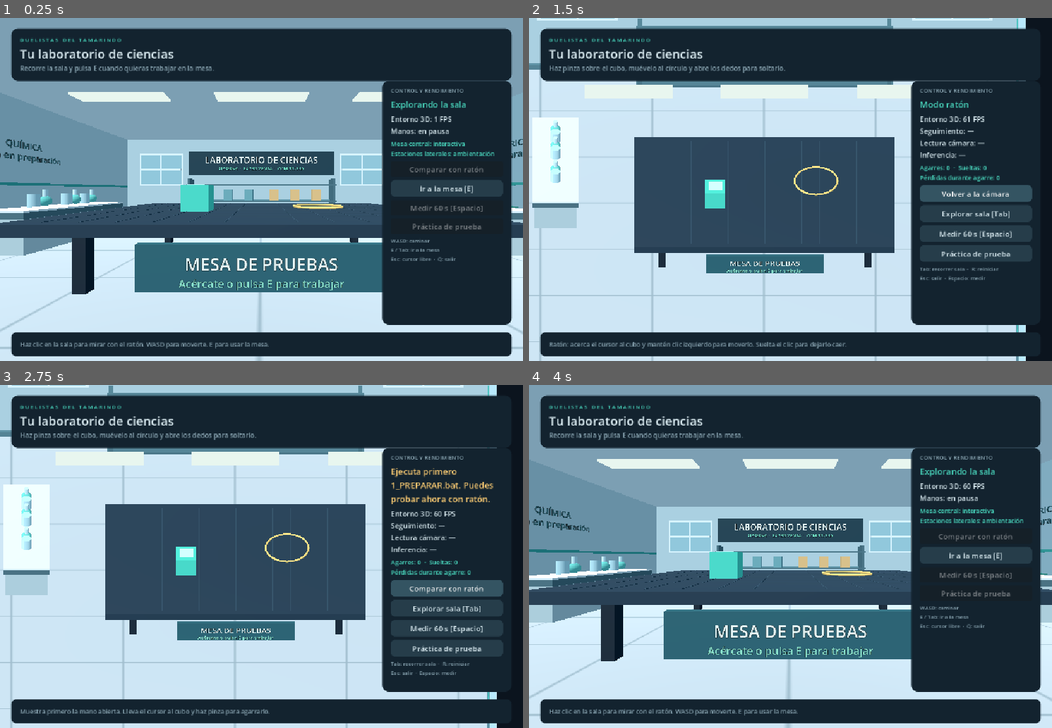
Above: before the commit, frames 1-4 (two rows, left to right).
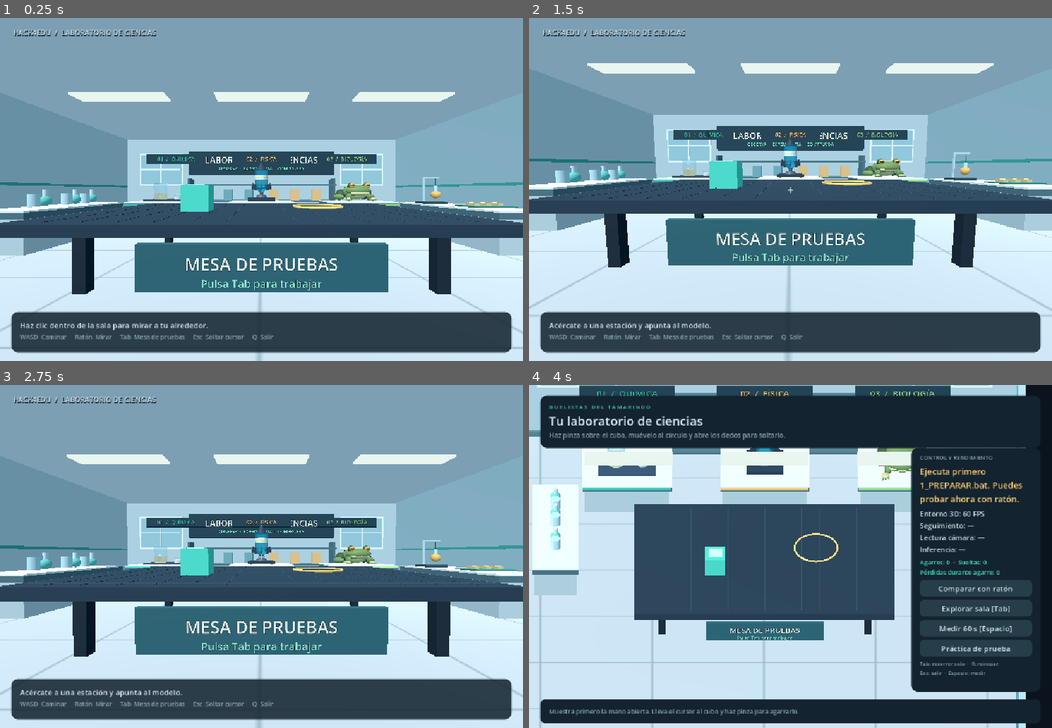
Above: after the commit, the same moments.

Repository: HectorShephard/laboratorio-virtual-hack4edu
Game: Godot game, scene res://main.tscn
Same seed, same stepped clock (60 frames per second), same inputs: the game is played once before the commit and once after it.
Inputs (mouse positions are in pixels of both pictures, inside the frame that each line leads up to):
- Up to frame 1 (0.25 s): no input
- Up to frame 2 (1.5 s): click (973, 189) at 0.5 s, where only the run before the commit has a clickable "Ir a la mesa [E]"; click (973, 220) at 1.25 s, where only the run before the commit has a clickable "Comparar con ratón"
- Up to frame 3 (2.75 s): click (444, 559) at 2 s, where only the run before the commit has a clickable "Volver a la cámara"
- Up to frame 4 (4 s): click (973, 607) at 2.75 s, where only the run before the commit has a clickable "Explorar sala [Tab]"; tap E at 3.5, 3.6 s; move the mouse to (905, 539) at 3.52 s; hold Right from 3.53 s (still down); click (905, 539) at 3.67 s; tap Space at 3.77 s; tap Tab at 3.8 s

The runs differ from the first frame. In frame 1, 45% of the frame differs, in the area x 0-100%, y 2-99%; in frame 2, 78%; in frame 3, 80%, in the area x 0-100%, y 0-100%; in frame 4, 48%.

Commit message:
Integrar estaciones en el recorrido en primera persona

Diff:
--- a/godot/lab_room.gd
+++ b/godot/lab_room.gd
@@ -1,6 +1,34 @@
 extends Node3D
 
 const FLOOR_Y := -1.2
+const STATIONS := [
+	{
+		"title": "QUÍMICA · Reacción y CO₂",
+		"sign": "01  /  QUÍMICA",
+		"detail": "Observa el vaso y los instrumentos para dosificar los reactivos.",
+		"scene": preload("res://recursos/modelos3d/instrumental_quimica.tscn"),
+		"color": Color("37b8a5"),
+		"scale": .40,
+	},
+	{
+		"title": "FÍSICA · Cohete de agua",
+		"sign": "02  /  FÍSICA",
+		"detail": "Identifica la botella, la boquilla, las aletas y la base de lanzamiento.",
+		"scene": preload("res://recursos/modelos3d/cohete_agua.tscn"),
+		"color": Color("edb76d"),
+		"scale": .49,
+	},
+	{
+		"title": "BIOLOGÍA · Anatomía del sapo",
+		"sign": "03  /  BIOLOGÍA",
+		"detail": "Observa la forma exterior del sapo, sus ojos y sus extremidades.",
+		"scene": preload("res://recursos/modelos3d/sapo_exterior.tscn"),
+		"color": Color("8ccd81"),
+		"scale": .48,
+	},
+]
+
+var station_models: Array[Node3D] = []
 var materials: Dictionary = {}
 var front_meshes: Array[Node3D] = []
 
@@ -146,14 +174,40 @@
 		_box(Vector3(.1, 2.2, .7), Vector3(x, -.15, -5.9), Color("4a727d"), true)
 	for x in [-2.6, -1.6, -.6, .6, 1.6, 2.6]:
 		_box(Vector3(.38, .48, .43), Vector3(x, .19, -5.9), Color("6da7ae") if x < 0 else Color("e2bc7f"))
-	var chemistry := _label("QUÍMICA\nZona en preparación", Vector3(-6.84, 1.55, -1.4), .005, Color("214e5b"))
-	chemistry.rotation.y = PI / 2
-	var physics := _label("FÍSICA Y ELECTRICIDAD\nZona en preparación", Vector3(6.84, 1.55, -1.4), .0045, Color("214e5b"))
-	physics.rotation.y = -PI / 2
+	for index in STATIONS.size():
+		_build_station(index)
 	# Referencia visual de la mesa de trabajo central.
 	_box(Vector3(3.2, .6, .08), Vector3(0, -.54, 2.4), Color("285f6a"))
 	_label("MESA DE PRUEBAS", Vector3(0, -.48, 2.46), .0045)
-	_label("Acércate o pulsa E para trabajar", Vector3(0, -.72, 2.47), .0028, Color("8de6d0"))
+	_label("Pulsa Tab para trabajar", Vector3(0, -.72, 2.47), .0028, Color("8de6d0"))
+
+func _build_station(index: int) -> void:
+	var station: Dictionary = STATIONS[index]
+	var center := Vector3((index - 1) * 3.75, -.12, -4.05)
+	_bench(center, Vector2(2.42, 1.85))
+	_box(Vector3(2.4, .06, .04), center + Vector3(0, .03, .946), station.color)
+	_box(Vector3(2.6, .42, .06), center + Vector3(0, 1.9, -.91), Color("183d4b"))
+	_label(station.sign, center + Vector3(0, 1.9, -.867), .005, station.color)
+
+	var packed: PackedScene = station.scene
+	var model := packed.instantiate() as Node3D
+	model.position = center + Vector3(0, .113, 0)
+	model.scale = Vector3.ONE * float(station.scale)
+	add_child(model)
+	station_models.append(model)
+
+	# La mira detecta el volumen de exhibición sin bloquear al visitante.
+	var target := Area3D.new()
+	target.set_meta("station_index", index)
+	target.collision_mask = 0
+	target.monitoring = false
+	add_child(target)
+	target.position = center + Vector3(0, .88, 0)
+	var hitbox := CollisionShape3D.new()
+	var shape := BoxShape3D.new()
+	shape.size = Vector3(2.38, 1.53, 1.8)
+	hitbox.shape = shape
+	target.add_child(hitbox)
 
 func set_workbench_view(enabled: bool) -> void:
 	for item in front_meshes:
--- a/godot/main.gd
+++ b/godot/main.gd
@@ -11,12 +11,17 @@
 
 var base_dir: String = ProjectSettings.globalize_path("res://").trim_suffix("/").get_base_dir()
 var camera: Camera3D
-var room: Node3D
+var room: LabRoom
 var player: CharacterBody3D
 var explore_camera: Camera3D
 var exploring := false
 var bench_start := false
-var navigation_button: Button
+var station_ray: RayCast3D
+var focused_station := -1
+var inspecting_station := -1
+var explore_hud: Control
+var crosshair: Label
+var explore_status: Label
 var measure_button: Button
 var experiment_button: Button
 var experiment_panel: ExperimentPanel
@@ -83,6 +88,7 @@
 	_build_world()
 	_build_hud()
 	var args := OS.get_cmdline_user_args()
+	var explore_start := args.has("--explore")
 	var i := 0
 	while i < args.size():
 		if args[i] == "--mouse":
@@ -113,7 +119,7 @@
 		bridge_status = "Esperando al seguimiento local…"
 	elif not mouse_mode:
 		_start_bridge()
-	if not bench_start and not mouse_mode and not synthetic:
+	if not bench_start and (explore_start or (not mouse_mode and not synthetic)):
 		_enter_explore()
 	else:
 		_enter_workbench()
@@ -232,12 +238,22 @@
 	explore_camera.fov = 72
 	explore_camera.position = Vector3(0, 1.65, 0)
 	player.add_child(explore_camera)
+	station_ray = RayCast3D.new()
+	station_ray.enabled = false
+	station_ray.target_position = Vector3(0, 0, -2.75)
+	station_ray.collide_with_areas = true
+	station_ray.add_exception(player)
+	explore_camera.add_child(station_ray)
 
 func _enter_explore() -> void:
 	if measure_start >= 0:
 		_save_measure(false)
 	_drop(false)
 	exploring = true
+	focused_station = -1
+	inspecting_station = -1
+	hud.hide()
+	explore_hud.show()
 	pointer.visible = false
 	previous_pressed = false
 	pinch_armed = false
@@ -252,6 +268,8 @@
 
 func _enter_workbench() -> void:
 	exploring = false
+	explore_hud.hide()
+	hud.show()
 	Input.mouse_mode = Input.MOUSE_MODE_VISIBLE
 	explore_camera.current = false
 	camera.current = true
@@ -286,6 +304,18 @@
 	player.velocity.x = move_toward(player.velocity.x, direction.x * 3.0, 16 * delta)
 	player.velocity.z = move_toward(player.velocity.z, direction.z * 3.0, 16 * delta)
 	player.move_and_slide()
+	if exploring:
+		_update_station_focus(delta)
+
+func _update_station_focus(delta: float) -> void:
+	station_ray.force_raycast_update()
+	var hit := station_ray.get_collider()
+	focused_station = int(hit.get_meta("station_index", -1)) if hit is Area3D else -1
+	if inspecting_station != focused_station:
+		inspecting_station = -1
+	if inspecting_station >= 0:
+		var turn := float(Input.is_physical_key_pressed(KEY_RIGHT)) - float(Input.is_physical_key_pressed(KEY_LEFT))
+		room.station_models[inspecting_station].rotate_y(turn * 1.65 * delta)
 
 func _unhandled_input(event: InputEvent) -> void:
 	if not exploring:
@@ -304,7 +334,12 @@
 			get_viewport().set_input_as_handled()
 		return
 	if event is InputEventKey and event.pressed and not event.echo and event.keycode in [KEY_E, KEY_TAB]:
-		_toggle_navigation()
+		if event.keycode == KEY_E and exploring:
+			if focused_station >= 0:
+				inspecting_station = -1 if inspecting_station == focused_station else focused_station
+			_update_explore_hud()
+		else:
+			_toggle_navigation()
 		get_viewport().set_input_as_handled()
 
 func _panel(color: Color, radius: int = 14) -> StyleBoxFlat:
@@ -391,8 +426,7 @@
 	column.add_child(count_label)
 	mode_button = _button("Comparar con ratón", _toggle_mode)
 	column.add_child(mode_button)
-	navigation_button = _button("Explorar sala [Tab]", _toggle_navigation)
-	column.add_child(navigation_button)
+	column.add_child(_button("Explorar sala [Tab]", _toggle_navigation))
 	measure_button = _button("Medir 60 s [Espacio]", _start_measure)
 	column.add_child(measure_button)
 	experiment_button = _button("Práctica de prueba", _open_experiment)
@@ -418,6 +452,64 @@
 	experiment_panel.offset_top = 22
 	experiment_panel.offset_right = -24
 	experiment_panel.offset_bottom = -18
+	_build_explore_hud(layer)
+
+func _build_explore_hud(layer: CanvasLayer) -> void:
+	explore_hud = Control.new()
+	explore_hud.mouse_filter = Control.MOUSE_FILTER_IGNORE
+	layer.add_child(explore_hud)
+	explore_hud.set_anchors_and_offsets_preset(Control.PRESET_FULL_RECT)
+	explore_hud.hide()
+
+	var nameplate := _label("  HACK4EDU  /  LABORATORIO DE CIENCIAS", 15)
+	explore_hud.add_child(nameplate)
+	nameplate.position = Vector2(20, 19)
+	nameplate.add_theme_color_override("font_shadow_color", Color("102833"))
+	nameplate.add_theme_constant_override("shadow_offset_y", 2)
+
+	crosshair = _label("+", 24)
+	explore_hud.add_child(crosshair)
+	crosshair.set_anchors_and_offsets_preset(Control.PRESET_CENTER)
+	crosshair.offset_left = -16
+	crosshair.offset_right = 16
+	crosshair.offset_top = -16
+	crosshair.offset_bottom = 16
+	crosshair.horizontal_alignment = HORIZONTAL_ALIGNMENT_CENTER
+	crosshair.vertical_alignment = VERTICAL_ALIGNMENT_CENTER
+	crosshair.add_theme_color_override("font_outline_color", Color("102833"))
+	crosshair.add_theme_constant_override("outline_size", 4)
+
+	var strip := PanelContainer.new()
+	strip.mouse_filter = Control.MOUSE_FILTER_IGNORE
+	explore_hud.add_child(strip)
+	strip.set_anchors_and_offsets_preset(Control.PRESET_BOTTOM_WIDE)
+	strip.offset_left = 24
+	strip.offset_right = -24
+	strip.offset_top = -103
+	strip.offset_bottom = -18
+	strip.grow_vertical = Control.GROW_DIRECTION_BEGIN
+	strip.add_theme_stylebox_override("panel", _panel(Color("13232fdd")))
+	var controls := VBoxContainer.new()
+	controls.mouse_filter = Control.MOUSE_FILTER_IGNORE
+	strip.add_child(controls)
+	explore_status = _label("", 16)
+	explore_status.autowrap_mode = TextServer.AUTOWRAP_WORD_SMART
+	controls.add_child(explore_status)
+	controls.add_child(_label("WASD  Caminar     Ratón  Mirar     Tab  Mesa de pruebas     Esc  Soltar cursor     Q  Salir", 13, MUTED))
+
+func _update_explore_hud() -> void:
+	var captured := Input.mouse_mode == Input.MOUSE_MODE_CAPTURED
+	crosshair.visible = captured
+	crosshair.modulate = TEAL if focused_station >= 0 else Color.WHITE
+	if inspecting_station >= 0:
+		var station: Dictionary = LabRoom.STATIONS[inspecting_station]
+		explore_status.text = "%s · %s  [← / →] Girar  [E] Cerrar" % [station.title, station.detail]
+	elif not captured:
+		explore_status.text = "Haz clic dentro de la sala para mirar a tu alrededor."
+	elif focused_station >= 0:
+		explore_status.text = "[E] Inspeccionar · " + str(LabRoom.STATIONS[focused_station].title)
+	else:
+		explore_status.text = "Acércate a una estación y apunta al modelo."
 
 func _open_experiment() -> void:
 	if exploring or measure_start >= 0:
@@ -719,20 +811,10 @@
 	cube.sleeping = false
 
 func _update_ui(now: float, valid: bool, pressed: bool, in_zone: bool) -> void:
-	navigation_button.text = "Ir a la mesa [E]" if exploring else "Explorar sala [Tab]"
-	measure_button.disabled = exploring
-	experiment_button.disabled = exploring or measure_start >= 0
-	mode_button.disabled = exploring
 	if exploring:
-		subtitle_label.text = "Recorre la sala y pulsa E cuando quieras trabajar en la mesa."
-		preview.visible = false
-		status_label.text = "Explorando la sala"
-		status_label.add_theme_color_override("font_color", TEAL)
-		metrics_label.text = "Entorno 3D: %d FPS\nManos: en pausa" % Engine.get_frames_per_second()
-		count_label.text = "Mesa central: interactiva\nEstaciones laterales: ambientación"
-		note_label.text = "WASD: caminar\nE / Tab: ir a la mesa\nEsc: cursor libre  ·  Q: salir"
-		instruction_label.text = "Haz clic en la sala para mirar con el ratón. WASD para moverte. E para usar la mesa."
-		return
+		_update_explore_hud()
+		return
+	experiment_button.disabled = measure_start >= 0
 	subtitle_label.text = "Haz pinza sobre el cubo, muévelo al círculo y abre los dedos para soltarlo."
 	mode_button.text = "Volver a la cámara" if mouse_mode else "Comparar con ratón"
 	preview.visible = not mouse_mode and error_message.is_empty()
@@ -895,7 +977,9 @@
 			_start_measure()
 		elif event.keycode == KEY_ESCAPE:
 			if exploring:
+				inspecting_station = -1
 				Input.mouse_mode = Input.MOUSE_MODE_VISIBLE
+				_update_explore_hud()
 			else:
 				_close()
 
Not shown, added: 7_RECORRER_LABORATORIO.bat
